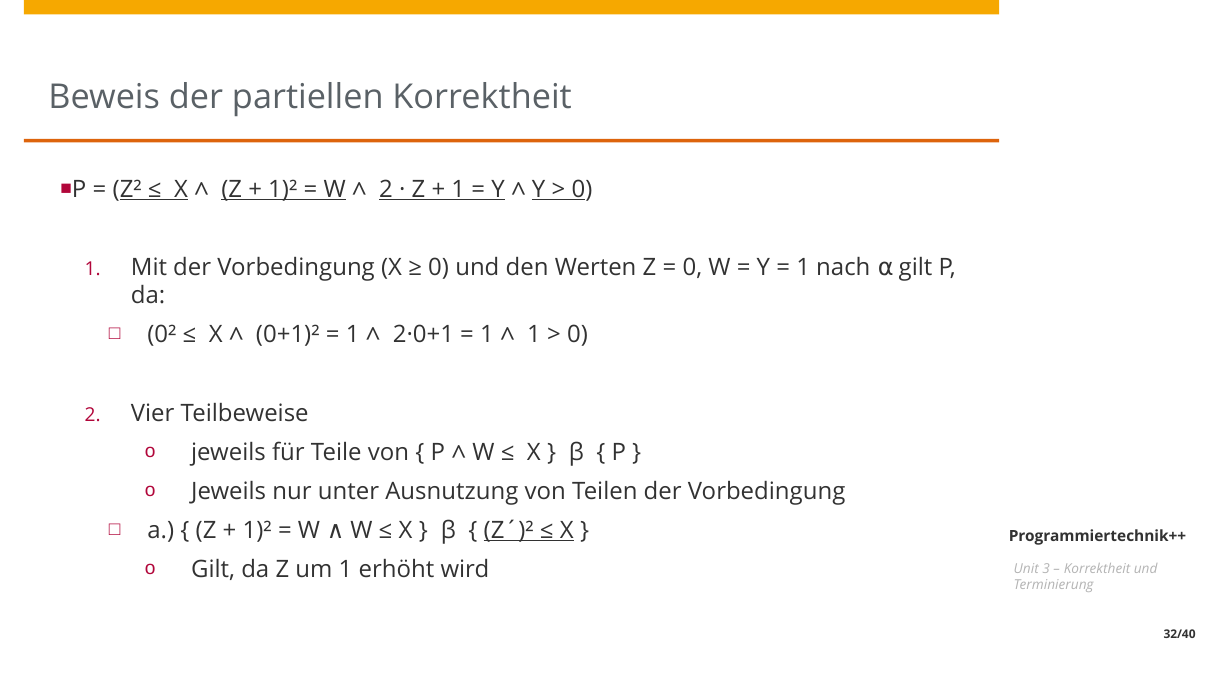
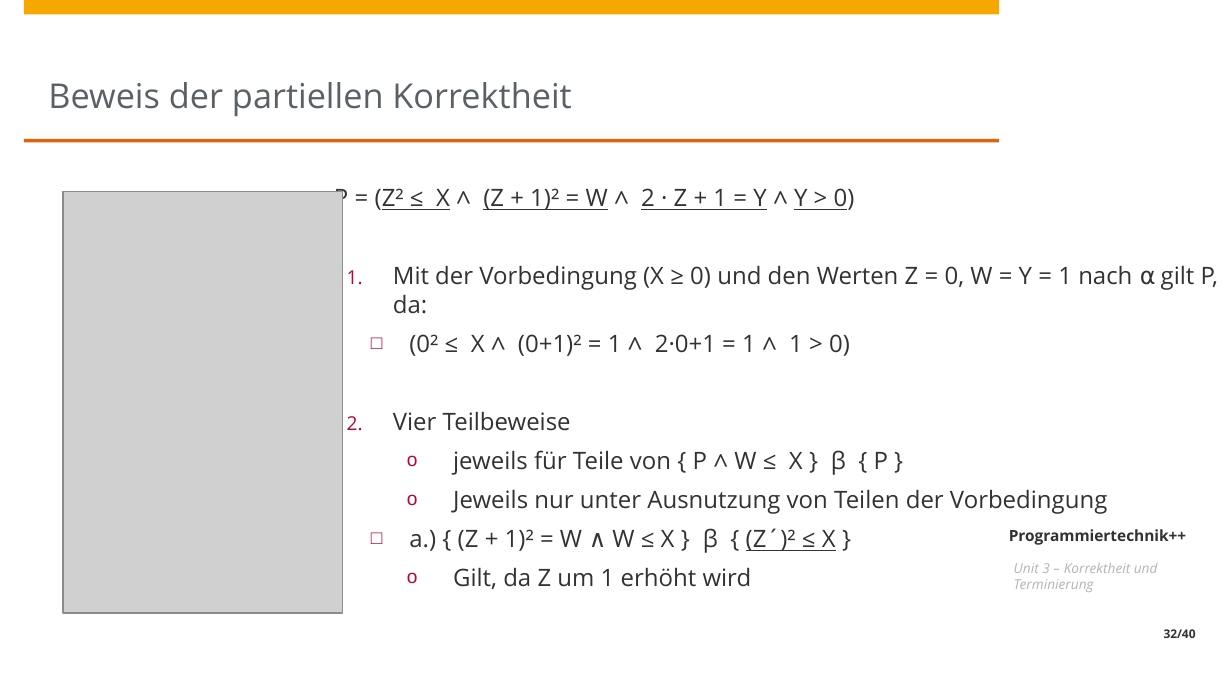
Before and after one commit to HPI-Artificial-Intelligence-Teaching/23-pt2, a slide deck: slide 32 of unit3/Unit3a.pptx. Drawn at 1232x693 pixels with LibreOffice and Linux fonts; fonts in the diff are those of the drawing; grey boxes stand for pictures; background and template pictures are left out. Boxes give left, top, right and bottom in pixels: in the first picture for what was removed or moved away, otherwise in the second. Text is boxed around its words. In the diff, an @@ line names an element or a change of style, - is before the commit and + after.

```diff
--- a/unit3/Unit3a.pptx
+++ b/unit3/Unit3a.pptx
@@ text "P = (Z² ≤ X ..." rewrapped from bbox=[72, 179, 956, 580] to bbox=[334, 184, 1218, 589] @@
@@ picture added at bbox=[63, 191, 342, 612] @@
```
Also in this commit, not shown: 12 other slides changed.
